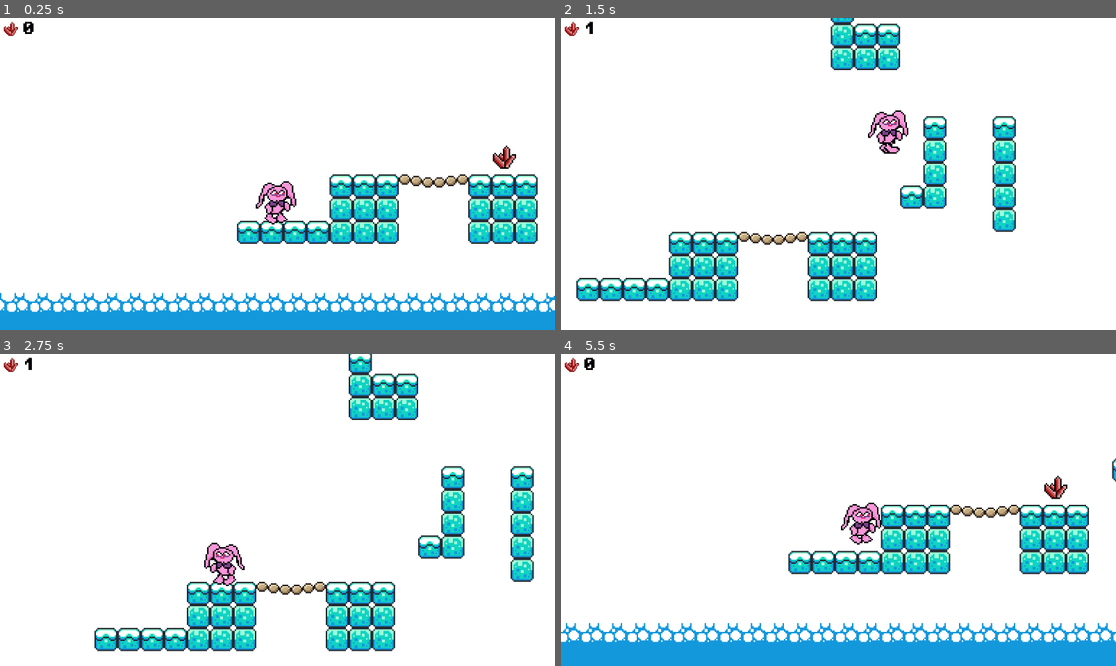
Above: before the commit, frames 1-4 (two rows, left to right).
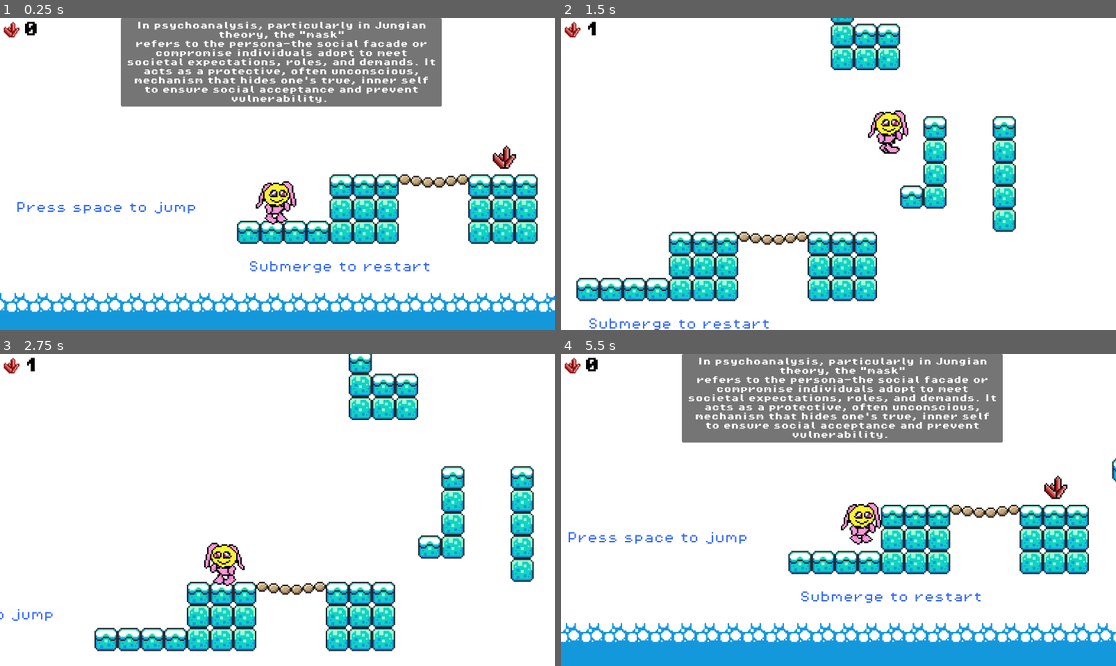
Above: after the commit, the same moments.

Repository: sisanny/testgame
Game: Godot game, scene res://scenes/wellbeing_game.tscn
The game is run twice, just before and just after one commit, with the same random seed, the same clock (stepped at 60 frames per second) and the same inputs.
Inputs:
- Up to frame 1 (0.25 s): no input
- Up to frame 2 (1.5 s): tap Space (jump) at 0.5, 0.6, 0.77, 1.07, 1.25, 1.35 s; hold Right (move_right) from 0.53 s (still down)
- Up to frame 3 (2.75 s): tap Space (jump) at 1.52, 1.82, 2, 2.1 s; release Right (move_right) at 2.03 s; hold Left (move_left) from 2.03 s (still down)
- Up to frame 4 (5.5 s): tap Space (jump) at 2.75, 2.85, 3.02, 3.32, 3.5, 3.6, 3.77, 4.07, 4.25, 4.35, 4.52, 4.82, 5.1 s; release Left (move_left) at 2.78 s; hold Right (move_right) 2.78-4.28 s; hold Left (move_left) 4.28-5.03 s; hold Right (move_right) from 5.03 s (still down)

The runs differ from the first frame. In frame 1, 15% of the frame differs, in the area x 0-80%, y 0-82%; in frame 2, 0.7%; in frame 3, 0.5%; in frame 4, 15%, in the area x 0-80%, y 0-80%.

Commit message:
Masking the rabbit and initial story textbox

Diff:
--- a/project.godot
+++ b/project.godot
@@ -33,13 +33,11 @@
 move_left={
 "deadzone": 0.2,
 "events": [Object(InputEventKey,"resource_local_to_scene":false,"resource_name":"","device":-1,"window_id":0,"alt_press …(195 unchanged characters)…
-, Object(InputEventKey,"resource_local_to_scene":false,"resource_name":"","device":-1,"window_id":0,"alt_pressed":false,"shift_pressed":false,"ctrl_pressed":false,"meta_pressed":false,"pressed":false,"keycode":0,"physical_keycode":65,"key_label":0,"unicode":97,"location":0,"echo":false,"script":null)
 ]
 }
 move_right={
 "deadzone": 0.2,
 "events": [Object(InputEventKey,"resource_local_to_scene":false,"resource_name":"","device":-1,"window_id":0,"alt_press …(195 unchanged characters)…
-, Object(InputEventKey,"resource_local_to_scene":false,"resource_name":"","device":-1,"window_id":0,"alt_pressed":false,"shift_pressed":false,"ctrl_pressed":false,"meta_pressed":false,"pressed":false,"keycode":0,"physical_keycode":68,"key_label":0,"unicode":100,"location":0,"echo":false,"script":null)
 ]
 }
 
--- a/scenes/hud.tscn
+++ b/scenes/hud.tscn
@@ -37,7 +37,7 @@
 layout_mode = 2
 theme_override_colors/font_color = Color(0, 0, 0, 1)
 theme_override_fonts/font = ExtResource("2_5ysmq")
-theme_override_font_sizes/font_size = 28
+theme_override_font_sizes/font_size = 32
 text = "0"
 horizontal_alignment = 1
 vertical_alignment = 1
--- /dev/null
+++ b/scenes/story_textbox.tscn
@@ -0,0 +1,43 @@
+[gd_scene format=3 uid="uid://dakhrf11ryqvp"]
+
+[ext_resource type="FontFile" uid="uid://bo7xgktt1do4w" path="res://assets/fonts/PixelOperator8-Bold.ttf" id="1_bco0k"]
+[ext_resource type="Script" uid="uid://hvd2codl3l2a" path="res://scripts/story_textbox.gd" id="1_pywep"]
+
+[node name="StoryTextbox" type="CanvasLayer" unique_id=883575319]
+script = ExtResource("1_pywep")
+
+[node name="TextboxContainer" type="MarginContainer" parent="." unique_id=638646462]
+anchors_preset = 5
+anchor_left = 0.5
+anchor_right = 0.5
+offset_left = -341.0
+offset_right = 341.0
+offset_bottom = 184.0
+grow_horizontal = 2
+theme_override_constants/margin_left = 16
+theme_override_constants/margin_top = 0
+theme_override_constants/margin_right = 0
+theme_override_constants/margin_bottom = 0
+
+[node name="VBoxContainer" type="VBoxContainer" parent="TextboxContainer" unique_id=1361150311]
+layout_mode = 2
+
+[node name="PanelContainer" type="PanelContainer" parent="TextboxContainer/VBoxContainer" unique_id=1696882320]
+layout_mode = 2
+
+[node name="MarginContainer" type="MarginContainer" parent="TextboxContainer/VBoxContainer/PanelContainer" unique_id=114914443]
+layout_mode = 2
+theme_override_constants/margin_left = 8
+theme_override_constants/margin_top = 8
+theme_override_constants/margin_right = 8
+theme_override_constants/margin_bottom = 8
+
+[node name="Label" type="Label" parent="TextboxContainer/VBoxContainer/PanelContainer/MarginContainer" unique_id=10117246]
+custom_minimum_size = Vector2(650, 0)
+layout_mode = 2
+size_flags_vertical = 1
+theme_override_fonts/font = ExtResource("1_bco0k")
+text = "In psychoanalysis, particularly in Jungian theory, the \"mask\"
+refers to the persona—the social facade or compromise individuals adopt to meet societal expectations, roles, and demands. It acts as a protective, often unconscious, mechanism that hides one's true, inner self to ensure social acceptance and prevent vulnerability. "
+horizontal_alignment = 1
+autowrap_mode = 3
--- a/scenes/wellbeing_game.tscn
+++ b/scenes/wellbeing_game.tscn
@@ -8,6 +8,8 @@
 [ext_resource type="PackedScene" uid="uid://02a1sl1ip06p" path="res://scenes/crystal.tscn" id="3_wraew"]
 [ext_resource type="PackedScene" uid="uid://dubhx3wxe7gup" path="res://scenes/platform.tscn" id="5_beq0m"]
 [ext_resource type="PackedScene" uid="uid://cg5qcfeb4hxcc" path="res://scenes/killzone.tscn" id="6_hxe2k"]
+[ext_resource type="PackedScene" uid="uid://dakhrf11ryqvp" path="res://scenes/story_textbox.tscn" id="9_wjsfh"]
+[ext_resource type="FontFile" uid="uid://2tn3nfn377j0" path="res://assets/fonts/PixelOperator8.ttf" id="10_365ty"]
 
 [sub_resource type="TileSetAtlasSource" id="TileSetAtlasSource_wraew"]
 texture = ExtResource("3_4t1xa")
@@ -421,3 +423,25 @@
 
 [node name="platform5" parent="Platforms" unique_id=147803499 instance=ExtResource("5_beq0m")]
 position = Vector2(317, -271)
+
+[node name="StoryTextbox" parent="." unique_id=883575319 instance=ExtResource("9_wjsfh")]
+
+[node name="Label" type="Label" parent="." unique_id=1195427248]
+offset_left = -153.0
+offset_top = 35.0
+offset_right = 2.0
+offset_bottom = 58.0
+theme_override_colors/font_color = Color(0.20982873, 0.41922447, 1, 1)
+theme_override_fonts/font = ExtResource("10_365ty")
+theme_override_font_sizes/font_size = 8
+text = "Press space to jump"
+
+[node name="Label2" type="Label" parent="." unique_id=1041036686]
+offset_left = 8.0
+offset_top = 76.0
+offset_right = 260.0
+offset_bottom = 99.0
+theme_override_colors/font_color = Color(0.21176471, 0.41960785, 1, 1)
+theme_override_fonts/font = ExtResource("10_365ty")
+theme_override_font_sizes/font_size = 8
+text = "Submerge to restart"
--- /dev/null
+++ b/scripts/story_textbox.gd
@@ -0,0 +1,16 @@
+extends CanvasLayer
+
+@onready var textbox_container = $TextboxContainer
+
+var has_hidden_label := false
+
+func _ready() -> void:
+	set_process_input(true)
+
+func _input(event: InputEvent) -> void:
+	if has_hidden_label:
+		return
+
+	if event is InputEventKey and event.pressed and not event.echo:
+		textbox_container.visible = false
+		has_hidden_label = true
Binary file changed: assets/sprites/Sprite-harmony-rabbit-001.png
Binary file added: assets/sprites/Sprite-harmony-rabbit-002.png
Not shown, changed: assets/sprites/Sprite-harmony-rabbit-002.png.import
Not shown, added: scripts/story_textbox.gd.uid
